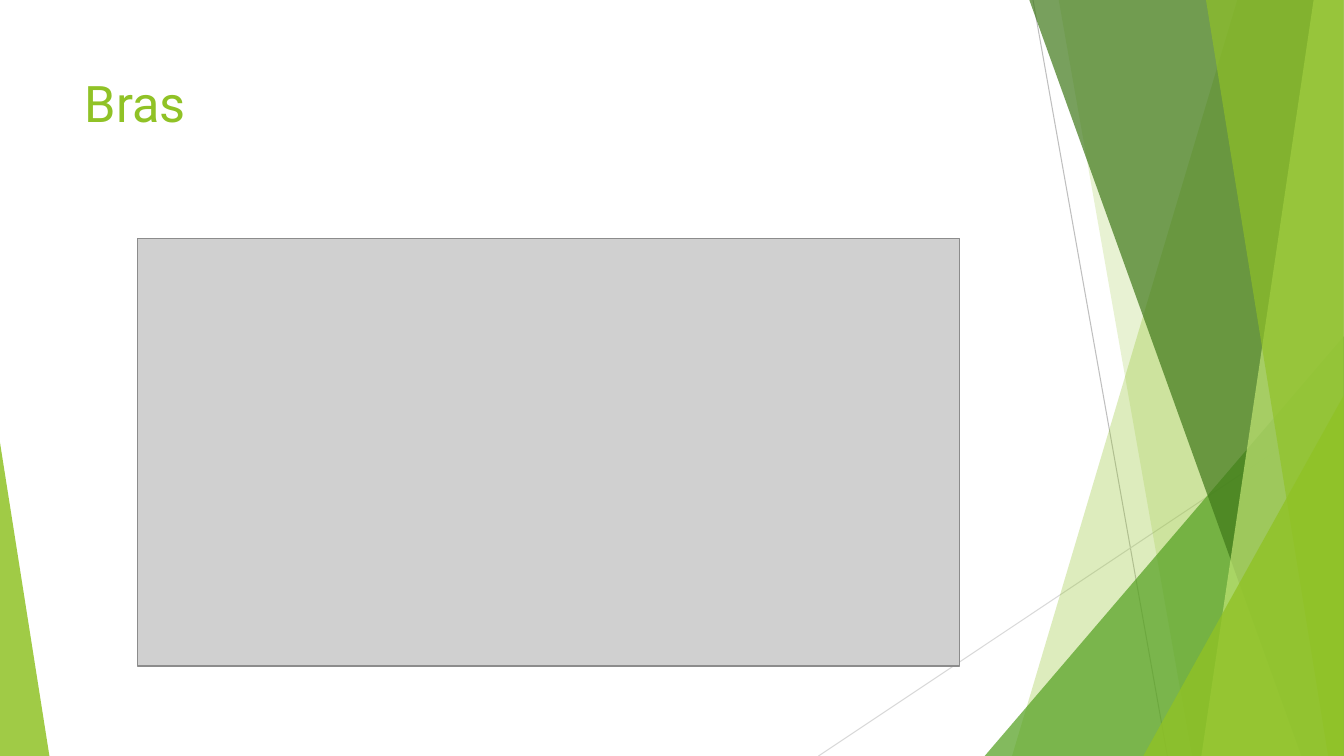
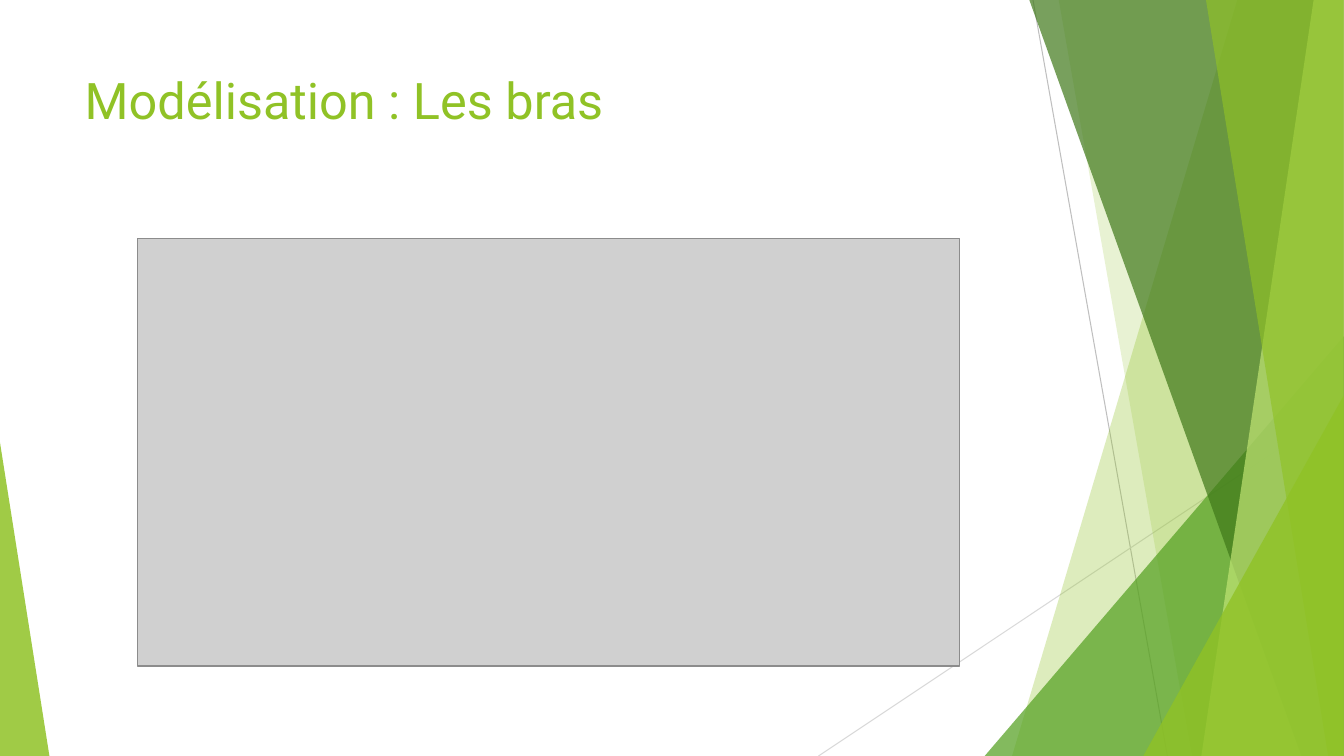
Before and after one commit to bphoul00/Blender_Labyrinth, a slide deck: slide 16 of INF5071.pptx. Drawn at 1344x756 pixels with LibreOffice and Linux fonts; fonts in the diff are those of the drawing; grey boxes stand for pictures. Boxes give left, top, right and bottom in pixels: in the first picture for what was removed or moved away, otherwise in the second. Text is boxed around its words. In the diff, an @@ line names an element or a change of style, - is before the commit and + after.

```diff
--- a/INF5071.pptx
+++ b/INF5071.pptx
@@ title at [85,81,603,120]: text changed @@
-Bras
+Modélisation : Les bras
```
Also in this commit, not shown: 5 other slides changed, 1 other file.
